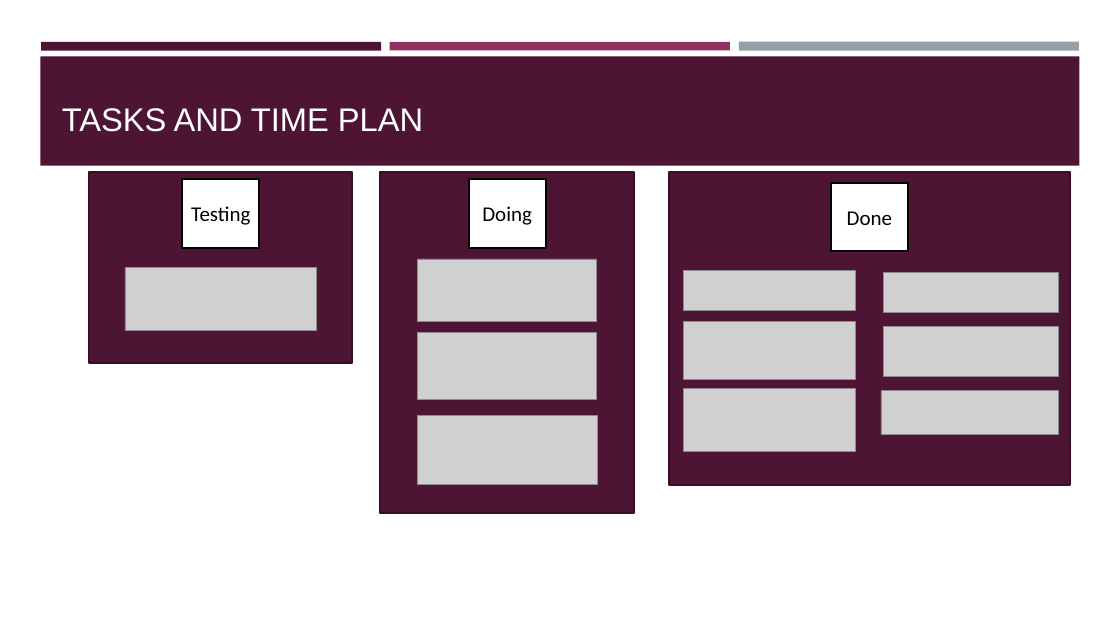
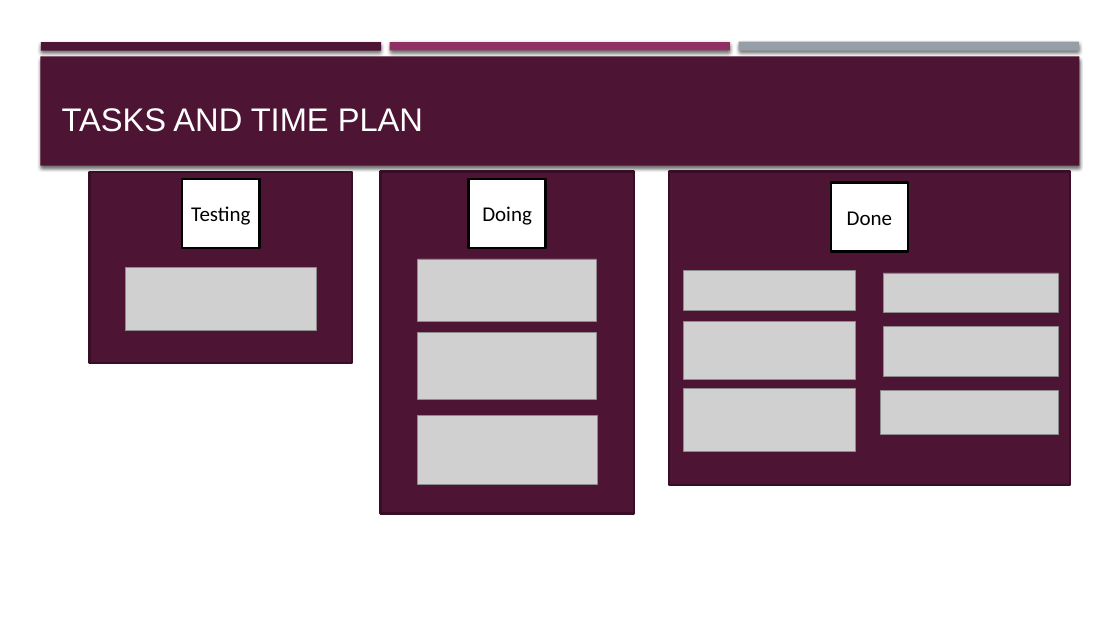
Before and after one commit to YoussifAssem/Genatac, a slide deck: slide 7 of E-Genetics/Proposal/genetics.pptm. Drawn at 1120x630 pixels with LibreOffice and Linux fonts; fonts in the diff are those of the drawing; grey boxes stand for pictures. Boxes give left, top, right and bottom in pixels: in the first picture for what was removed or moved away, otherwise in the second. Text is boxed around its words. In the diff, an @@ line names an element or a change of style, - is before the commit and + after.

```diff
--- a/E-Genetics/Proposal/genetics.pptm
+++ b/E-Genetics/Proposal/genetics.pptm
@@ shadow on in 4 elements at (x1=41, y1=42, x2=381, y2=50), (x1=739, y1=42, x2=1079, y2=51), (x1=390, y1=42, x2=730, y2=50), (x1=40, y1=56, x2=1080, y2=166) @@
@@ outline #390F26 1.75 pt to #390F26 2 pt in 3 elements at (x1=90, y1=171, x2=353, y2=363), (x1=381, y1=171, x2=634, y2=513), (x1=669, y1=171, x2=1070, y2=485) @@
```
Also in this commit, not shown: 8 other slides changed, 1 slide added, 1 other file.
